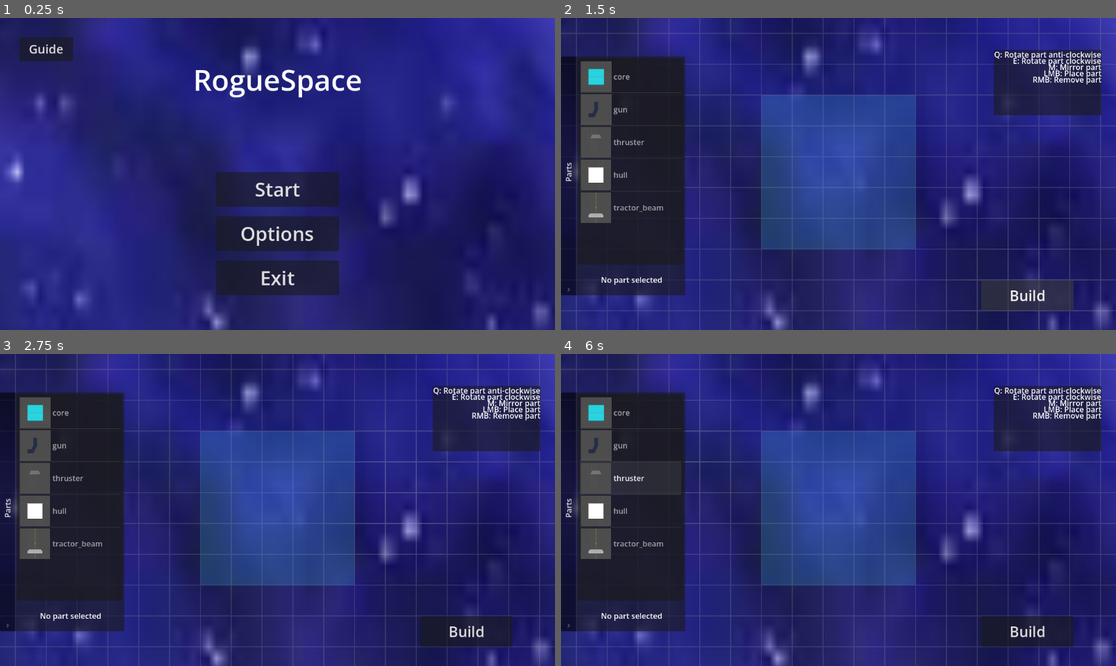
Above: before the commit, frames 1-4 (two rows, left to right).
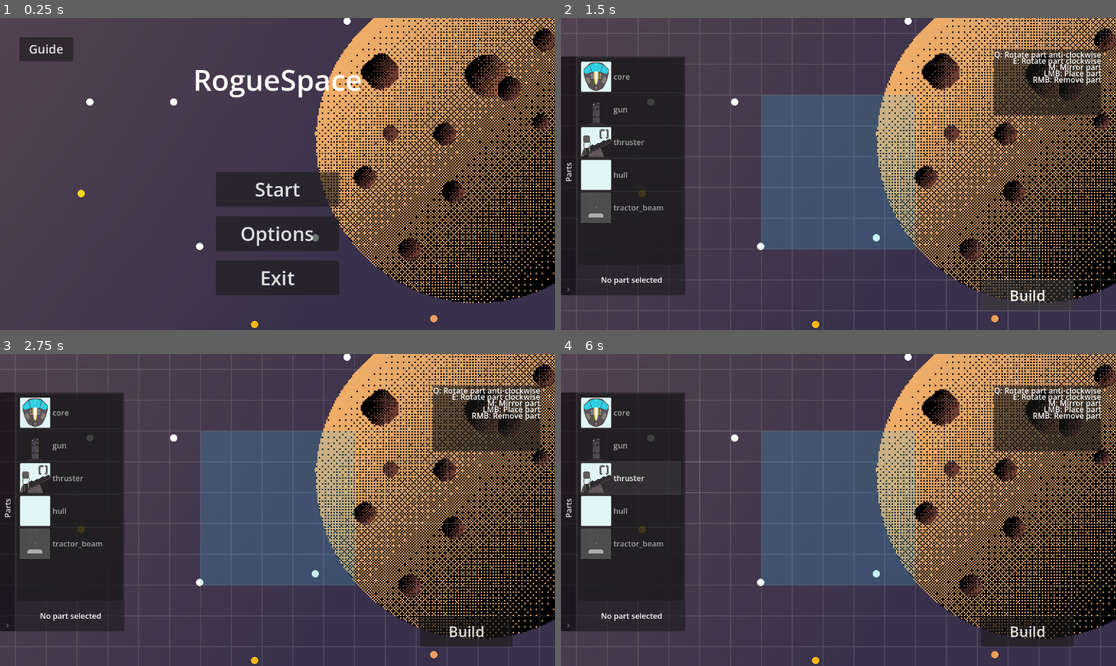
Above: after the commit, the same moments.

Repository: Taydo629/RogueSpace
Game: Godot game, scene res://scenes/main/scenes/main_game.tscn
The game is run twice, just before and just after one commit, with the same random seed, the same clock (stepped at 60 frames per second) and the same inputs.
Inputs (mouse positions are in pixels of both pictures, inside the frame that each line leads up to):
- Up to frame 1 (0.25 s): no input
- Up to frame 2 (1.5 s): click "Start" at 0.5 s; click "Build" at 1.25 s
- Up to frame 3 (2.75 s): tap Enter at 2 s; move the mouse to (399, 494) at 2.02 s; hold Space (thrust) from 2.03 s (still down); tap E (e) at 2.1 s; click (399, 494) at 2.17 s
- Up to frame 4 (6 s): move the mouse to (727, 525) at 2.77 s; release Space (thrust) at 2.78 s; tap E (e) at 2.85, 3.8, 4.55, 5.1, 5.85 s; tap Enter at 3.5, 5 s; move the mouse to (894, 441) at 3.52 s; press the mouse at (894, 441) at 3.53 s; hold Space (thrust) 3.53-5.03 s; move the mouse to (810, 572) at 4.27 s; release the mouse at (810, 572) at 4.28 s; right-click (810, 572) at 4.35 s; click (810, 572) at 4.42 s; move the mouse to (1005, 556) at 5.02 s; tap Space (thrust) at 5.75 s; move the mouse to (672, 463) at 5.77 s

The runs differ from the first frame. In frame 1, 92% of the frame differs, in the area x 0-100%, y 0-100%; in frame 2, 84%; in frame 3, 84%; in frame 4, 84%.

Commit message:
update game with some initial sprites
Had to update thruster logic as mirroring thrusters effected the facing direction

Diff:
--- a/Characters/Components/shared/src/movement_component.gd
+++ b/Characters/Components/shared/src/movement_component.gd
@@ -18,19 +18,13 @@
 		thruster.cpu_particles_2d.emitting = true
 		if not thruster.thruster_sound.playing:
 			thruster.thruster_sound.playing = true
-		# 1. Calculate the local offset from the ship's origin to the thruster
-		# global_transform.affine_inverse() converts a global position into the ship's local space
-		#var local_offset = parent.global_transform.affine_inverse() * thruster.global_position
-
-		# 2. Calculate the force vector in GLOBAL space
-		# If your thruster's "forward" is its own local UP direction:
-		var thrust_direction = Vector2.UP.rotated(thruster.global_rotation)
+		var up_vector: Vector2
+		if thruster.scale == Vector2(-1,1):
+			up_vector = Vector2.DOWN
+		else:
+			up_vector = Vector2.UP
+		var thrust_direction = up_vector.rotated(thruster.global_rotation)
 		var global_force = thrust_direction * thruster.thrust_force
-
-		# 3. Apply the force at the local offset
-		#parent.add_constant_force(global_force, local_offset)
-
-		# Currently using more simplified method of thrust
 		parent.add_constant_central_force(global_force)
 
 func deactivate_thrusters() -> void:
--- a/Parts/BaseParts/BaseWeapon/scenes/base_weapon.tscn
+++ b/Parts/BaseParts/BaseWeapon/scenes/base_weapon.tscn
@@ -4,9 +4,10 @@
 [ext_resource type="Script" uid="uid://03qn2gj7nft5" path="res://Parts/BaseParts/BaseWeapon/src/base_weapon.gd" id="2_iod1e"]
 [ext_resource type="PackedScene" uid="uid://sufhro00r1n7" path="res://Parts/BaseParts/BaseWeapon/scenes/projectile.tscn" id="3_hbf1n"]
 [ext_resource type="AudioStream" uid="uid://bv233ik2rda1q" path="res://assets/Fire.wav" id="4_3ap3m"]
+[ext_resource type="Texture2D" uid="uid://dah25nye2hp8a" path="res://assets/Gun_sprite.png" id="4_hgcxr"]
 
 [sub_resource type="RectangleShape2D" id="RectangleShape2D_og67c"]
-size = Vector2(40, 64)
+size = Vector2(64, 64)
 
 [node name="BaseWeapon" unique_id=2026258003 groups=["weapon"] instance=ExtResource("1_iod1e")]
 script = ExtResource("2_iod1e")
@@ -17,19 +18,18 @@
 round_speed = 750
 
 [node name="CollisionShape2D" type="CollisionShape2D" parent="HurtArea" parent_id_path=PackedInt32Array(991278418) index="0" unique_id=1332612912]
-position = Vector2(-12, 0)
 shape = SubResource("RectangleShape2D_og67c")
 
 [node name="Polygon2D" type="Polygon2D" parent="." index="2" unique_id=681419800]
-color = Color(0.23529412, 0.23529412, 0.23529412, 1)
-polygon = PackedVector2Array(-32, 16, -32, 32, -8, 32, 0, 16, 8, 0, 8, -32, -8, -32, -8, 0, -16, 16)
+texture = ExtResource("4_hgcxr")
+texture_offset = Vector2(32, 32)
+polygon = PackedVector2Array(-32, 32, 32, 32, 32, -32, -32, -32)
 
 [node name="Collider" type="CollisionShape2D" parent="." index="3" unique_id=1205025702]
-position = Vector2(-12, 0)
 shape = SubResource("RectangleShape2D_og67c")
 
 [node name="Muzzle" type="Node2D" parent="." index="4" unique_id=56975353]
-position = Vector2(0, -32)
+position = Vector2(0, -24)
 
 [node name="FireSound" type="AudioStreamPlayer2D" parent="." index="5" unique_id=1394571789]
 stream = ExtResource("4_3ap3m")
--- a/Parts/BaseParts/Core/scenes/core.tscn
+++ b/Parts/BaseParts/Core/scenes/core.tscn
@@ -2,6 +2,7 @@
 
 [ext_resource type="PackedScene" uid="uid://dplstcql0ly08" path="res://Parts/BaseParts/scenes/base_part.tscn" id="1_5634n"]
 [ext_resource type="Script" uid="uid://cvsk6fc8lm1td" path="res://Parts/BaseParts/Core/src/core.gd" id="2_hlf4f"]
+[ext_resource type="Texture2D" uid="uid://bliw4ys5quiil" path="res://assets/Bridge_sprite.png" id="3_pf624"]
 
 [sub_resource type="RectangleShape2D" id="RectangleShape2D_5634n"]
 size = Vector2(64, 64)
@@ -20,5 +21,6 @@
 shape = SubResource("RectangleShape2D_hlf4f")
 
 [node name="Polygon2D" type="Polygon2D" parent="." index="3" unique_id=1028683940]
-color = Color(0, 0.5294118, 1, 1)
+texture = ExtResource("3_pf624")
+texture_offset = Vector2(32, 32)
 polygon = PackedVector2Array(-32, -32, 32, -32, 32, 32, -32, 32)
--- a/Parts/BaseParts/Hull/scenes/hull.tscn
+++ b/Parts/BaseParts/Hull/scenes/hull.tscn
@@ -2,7 +2,7 @@
 
 [ext_resource type="PackedScene" uid="uid://dplstcql0ly08" path="res://Parts/BaseParts/scenes/base_part.tscn" id="1_mv7wv"]
 [ext_resource type="Script" uid="uid://coh5tlx0utdxe" path="res://Parts/BaseParts/Hull/src/hull.gd" id="2_k26o8"]
-
+[ext_resource type="Texture2D" uid="uid://by24fkoebq5jy" path="res://assets/Hull_sprite.png" id="3_qk1rq"]
 
 [sub_resource type="RectangleShape2D" id="RectangleShape2D_k26o8"]
 size = Vector2(64, 64)
@@ -21,4 +21,6 @@
 shape = SubResource("RectangleShape2D_17y2j")
 
 [node name="Polygon2D" type="Polygon2D" parent="." index="3" unique_id=1000906426]
+texture = ExtResource("3_qk1rq")
+texture_offset = Vector2(32, 32)
 polygon = PackedVector2Array(-32, -32, 32, -32, 32, 32, -32, 32)
--- a/Parts/BaseParts/Thruster/scenes/thruster.tscn
+++ b/Parts/BaseParts/Thruster/scenes/thruster.tscn
@@ -2,13 +2,14 @@
 
 [ext_resource type="PackedScene" uid="uid://dplstcql0ly08" path="res://Parts/BaseParts/scenes/base_part.tscn" id="1_vbl7p"]
 [ext_resource type="Script" uid="uid://cy6135njba5v2" path="res://Parts/BaseParts/Thruster/src/thruster.gd" id="2_x6buh"]
+[ext_resource type="Texture2D" uid="uid://dtnth2ssektfx" path="res://assets/Thruster_sprite.png" id="3_6ee87"]
 [ext_resource type="AudioStream" uid="uid://bplhtgjfhvm1v" path="res://assets/Thruster.wav" id="3_cp153"]
 
 [sub_resource type="RectangleShape2D" id="RectangleShape2D_x6buh"]
-size = Vector2(48, 32)
+size = Vector2(64, 64)
 
 [sub_resource type="RectangleShape2D" id="RectangleShape2D_cp153"]
-size = Vector2(48, 32)
+size = Vector2(64, 64)
 
 [sub_resource type="Gradient" id="Gradient_x6buh"]
 colors = PackedColorArray(1, 0, 0, 1, 1, 0.80784315, 0.12941177, 1)
@@ -19,21 +20,19 @@
 part_health = 100
 
 [node name="CollisionShape2D" type="CollisionShape2D" parent="HurtArea" parent_id_path=PackedInt32Array(991278418) index="0" unique_id=1890614803]
-position = Vector2(0, -16)
 shape = SubResource("RectangleShape2D_x6buh")
 
 [node name="Polygon2D" type="Polygon2D" parent="." index="2" unique_id=701049271]
-position = Vector2(0, -32)
-color = Color(0.3854925, 0.38549247, 0.38549247, 1)
-polygon = PackedVector2Array(-16, 0, 16, 0, 24, 8, 32, 32, -32, 32, -24, 8)
+texture = ExtResource("3_6ee87")
+texture_offset = Vector2(32, 32)
+polygon = PackedVector2Array(-32, -32, 32, -32, 32, 32, -32, 32)
 
 [node name="Collider" type="CollisionShape2D" parent="." index="3" unique_id=1505331381]
-position = Vector2(0, -16)
 shape = SubResource("RectangleShape2D_cp153")
 
 [node name="CPUParticles2D" type="CPUParticles2D" parent="." index="4" unique_id=555381787]
 z_index = -1
-position = Vector2(0, -8)
+position = Vector2(0, 16)
 emitting = false
 amount = 30
 emission_shape = 1
--- a/data/Parts/core.tres
+++ b/data/Parts/core.tres
@@ -2,8 +2,7 @@
 
 [ext_resource type="Script" uid="uid://dfxnbigy6na68" path="res://data/parts.gd" id="1_43rg0"]
 [ext_resource type="PackedScene" uid="uid://d2iy1wfm3hmvg" path="res://Parts/BaseParts/Core/scenes/core.tscn" id="1_l7os8"]
-[ext_resource type="Texture2D" uid="uid://dwhx2m8ppv0ne" path="res://assets/core.png" id="1_mde3k"]
-
+[ext_resource type="Texture2D" uid="uid://bliw4ys5quiil" path="res://assets/Bridge_sprite.png" id="1_mde3k"]
 
 [resource]
 script = ExtResource("1_43rg0")
--- a/data/Parts/gun.tres
+++ b/data/Parts/gun.tres
@@ -1,9 +1,8 @@
 [gd_resource type="Resource" script_class="Part" format=3 uid="uid://bs8ufgr7qnr1y"]
 
 [ext_resource type="Script" uid="uid://dfxnbigy6na68" path="res://data/parts.gd" id="1_1bxkw"]
-[ext_resource type="Texture2D" uid="uid://c3veeunyicgoe" path="res://assets/gun.png" id="1_opjho"]
+[ext_resource type="Texture2D" uid="uid://dah25nye2hp8a" path="res://assets/Gun_sprite.png" id="1_opjho"]
 [ext_resource type="PackedScene" uid="uid://bqwwb8ff2mpkk" path="res://Parts/BaseParts/BaseWeapon/scenes/base_weapon.tscn" id="2_5cbms"]
-
 
 [resource]
 script = ExtResource("1_1bxkw")
--- a/data/Parts/hull.tres
+++ b/data/Parts/hull.tres
@@ -1,9 +1,8 @@
 [gd_resource type="Resource" script_class="Part" format=3 uid="uid://rp4s55105tbn"]
 
 [ext_resource type="Script" uid="uid://dfxnbigy6na68" path="res://data/parts.gd" id="1_4q4pp"]
-[ext_resource type="Texture2D" uid="uid://d2eronkpe7nyd" path="res://assets/Hull.png" id="1_12q6g"]
+[ext_resource type="Texture2D" uid="uid://by24fkoebq5jy" path="res://assets/Hull_sprite.png" id="1_12q6g"]
 [ext_resource type="PackedScene" uid="uid://cbies401v0c4e" path="res://Parts/BaseParts/Hull/scenes/hull.tscn" id="2_hn3f4"]
-
 
 [resource]
 script = ExtResource("1_4q4pp")
--- a/data/Parts/thruster.tres
+++ b/data/Parts/thruster.tres
@@ -1,9 +1,8 @@
 [gd_resource type="Resource" script_class="Part" format=3 uid="uid://b4k0ewhy4bwpf"]
 
 [ext_resource type="Script" uid="uid://dfxnbigy6na68" path="res://data/parts.gd" id="1_5xp6c"]
-[ext_resource type="Texture2D" uid="uid://cbqqgjxuknwxd" path="res://assets/Thruster.png" id="1_u85ot"]
+[ext_resource type="Texture2D" uid="uid://dtnth2ssektfx" path="res://assets/Thruster_sprite.png" id="1_u85ot"]
 [ext_resource type="PackedScene" uid="uid://jumhiux358g4" path="res://Parts/BaseParts/Thruster/scenes/thruster.tscn" id="2_mcja4"]
-
 
 [resource]
 script = ExtResource("1_5xp6c")
--- a/project.godot
+++ b/project.godot
@@ -110,6 +110,7 @@
 
 [rendering]
 
+textures/canvas_textures/default_texture_filter=0
 rendering_device/driver.windows="d3d12"
 renderer/rendering_method="gl_compatibility"
 renderer/rendering_method.mobile="gl_compatibility"
--- a/scenes/main/scenes/main_game.tscn
+++ b/scenes/main/scenes/main_game.tscn
@@ -12,22 +12,14 @@
 [ext_resource type="PackedScene" uid="uid://c0nva578wdvmu" path="res://UI/GuideUI/scene/guide_ui.tscn" id="9_5cypo"]
 [ext_resource type="PackedScene" uid="uid://ds8t7yfbj4qfp" path="res://UI/StationUI/scene/station_ui.tscn" id="10_o6v7o"]
 [ext_resource type="PackedScene" uid="uid://c7woe6b2tkxna" path="res://UI/SectorInfo/scene/sector_info.tscn" id="11_wjob3"]
-[ext_resource type="Texture2D" uid="uid://7311c1hg8dft" path="res://assets/Space-Background-Image-2-1024x682.jpg" id="13_wjob3"]
-
-[sub_resource type="StyleBoxTexture" id="StyleBoxTexture_8xp80"]
-texture = ExtResource("13_wjob3")
+[ext_resource type="Texture2D" uid="uid://dmdsrf5jlj5jk" path="res://assets/Space_BG.png" id="13_qy7f2"]
+[ext_resource type="Texture2D" uid="uid://b6qqpjtotmc0p" path="res://assets/Sun_sprite.png" id="14_4d5ma"]
+[ext_resource type="Texture2D" uid="uid://cegk085sa5e0e" path="res://assets/Rocky_planet_sprite.png" id="14_aly5s"]
+[ext_resource type="Texture2D" uid="uid://bkkmlju23hpuo" path="res://assets/2d_lights_and_shadows_neutral_point_light.webp" id="15_rxlyu"]
 
 [node name="MainGame" type="Node2D" unique_id=956598129]
 process_mode = 3
 script = ExtResource("1_d2op2")
-
-[node name="BG" type="Panel" parent="." unique_id=591426073]
-z_index = -2
-offset_left = -8088.0
-offset_top = -8192.0
-offset_right = 8176.0
-offset_bottom = 8184.0
-theme_override_styles/panel = SubResource("StyleBoxTexture_8xp80")
 
 [node name="MainUILayer" type="CanvasLayer" parent="." unique_id=1008782413]
 process_mode = 3
@@ -70,3 +62,54 @@
 
 [node name="Player" parent="LevelGenComponent" unique_id=2138094422 instance=ExtResource("8_70vka")]
 process_mode = 1
+
+[node name="Background" type="Node2D" parent="." unique_id=1890223868]
+z_index = -5
+
+[node name="Space" type="Parallax2D" parent="Background" unique_id=736096544]
+scroll_scale = Vector2(0.1, 0.1)
+repeat_size = Vector2(1920, 1080)
+repeat_times = 4
+
+[node name="Space" type="Sprite2D" parent="Background/Space" unique_id=1460360841]
+texture = ExtResource("13_qy7f2")
+
+[node name="Sun" type="Parallax2D" parent="Background" unique_id=1470027427]
+scroll_scale = Vector2(0.2, 0.2)
+
+[node name="Sun" type="Sprite2D" parent="Background/Sun" unique_id=987179957]
+position = Vector2(-2128, -1208)
+scale = Vector2(10, 10)
+texture = ExtResource("14_4d5ma")
+
+[node name="PointLight2D" type="PointLight2D" parent="Background/Sun" unique_id=481029091]
+position = Vector2(-2124, -1191.9999)
+scale = Vector2(20.21875, 19.437502)
+color = Color(0.87357354, 0.6782919, 0.12589192, 1)
+energy = 2.0
+texture = ExtResource("15_rxlyu")
+texture_scale = 1.3
+
+[node name="PlanetNear" type="Parallax2D" parent="Background" unique_id=1646218158]
+scroll_scale = Vector2(0.5, 0.5)
+
+[node name="Planet" type="Sprite2D" parent="Background/PlanetNear" unique_id=1611445449]
+position = Vector2(2911.9998, 1119.9999)
+scale = Vector2(6, 6)
+texture = ExtResource("14_aly5s")
+
+[node name="PlanetMid" type="Parallax2D" parent="Background" unique_id=1410389629]
+scroll_scale = Vector2(0.4, 0.4)
+
+[node name="Planet" type="Sprite2D" parent="Background/PlanetMid" unique_id=401766289]
+position = Vector2(992, 256)
+scale = Vector2(3, 3)
+texture = ExtResource("14_aly5s")
+
+[node name="PlanetFar" type="Parallax2D" parent="Background" unique_id=408329590]
+scroll_scale = Vector2(0.3, 0.3)
+scroll_offset = Vector2(-120, -432)
+
+[node name="Planet" type="Sprite2D" parent="Background/PlanetFar" unique_id=1935650754]
+position = Vector2(-184, -440)
+texture = ExtResource("14_aly5s")
--- a/scenes/main/src/levelgeneration_component.gd
+++ b/scenes/main/src/levelgeneration_component.gd
@@ -43,8 +43,8 @@
 	clear_level()
 	# NPC spawning
 	var valid_npcs: Array[NPCShip] = get_valid_ships_for_current_level()
-	#var number_of_npcs = randi_range(1, level_number)
-	var number_of_npcs = 0
+	var number_of_npcs = randi_range(1, level_number)
+	#var number_of_npcs = 0
 	var npc_array: Array[npc]
 	for i in number_of_npcs:
 		var NPC_instance = NPC.instantiate()
Binary file added: assets/2d_lights_and_shadows_neutral_point_light.webp
Not shown, added: assets/2d_lights_and_shadows_neutral_point_light.webp.import
Binary file added: assets/Rocky_planet_sprite.png
Not shown, added: assets/Rocky_planet_sprite.png.import
Binary file added: assets/Space_BG.png
Not shown, added: assets/Space_BG.png.import
Binary file added: assets/Sun_sprite.png
Not shown, added: assets/Sun_sprite.png.import
